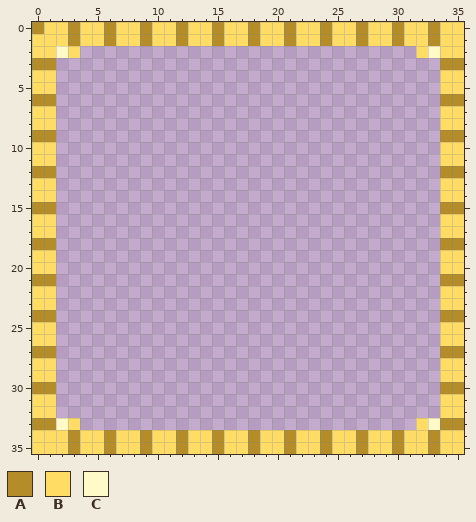
Two states of a pixel-art file, art/ase/focus_ring.ase. Above, as it was before the edit.
36x36 pixels, 1 frame.
Palette (. is transparent): A #b48c28  B #ffdc64  C #fffac8
After:
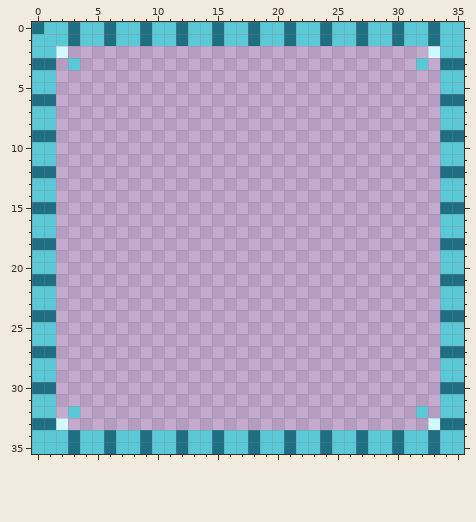
From old to new:
{"colour":"A","old":"#b48c28","new":"#206e82"}
{"colour":"B","old":"#ffdc64","new":"#5ac8d6"}
{"colour":"C","old":"#fffac8","new":"#d2f8ff"}
{"y":2,"x":3,"old":"B","new":"."}
{"y":2,"x":32,"old":"B","new":"."}
{"y":3,"x":3,"old":".","new":"B"}
{"y":3,"x":32,"old":".","new":"B"}
{"y":32,"x":3,"old":".","new":"B"}
{"y":32,"x":32,"old":".","new":"B"}
{"y":33,"x":3,"old":"B","new":"."}
{"y":33,"x":32,"old":"B","new":"."}
{"label":"changed","picture_box":[32,22,464,454]}
